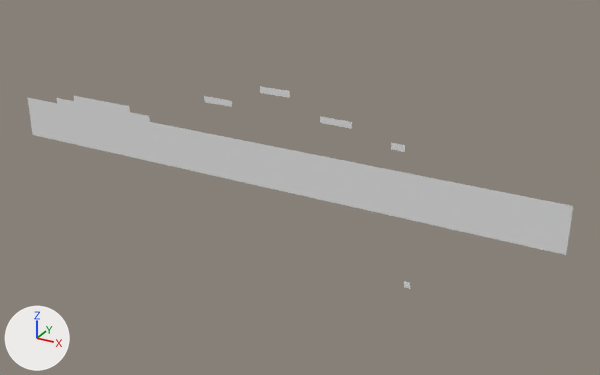
The OBJ model MardukGame/Assets/Tiled2Unity/Meshes/level1.obj as it was, and as the next commit left it.
The view is the same before and after, from a 50 mm camera at (686.0, -6403.0, 1426.0) aimed at (-2918.0, 149.0, -1850.0). Arrows for +X, +Y and +Z are at lower left; the lights stay in place. Where no turn or scale is listed for an object, it has been applied to the vertices.

In view in the first picture: 'level1'.
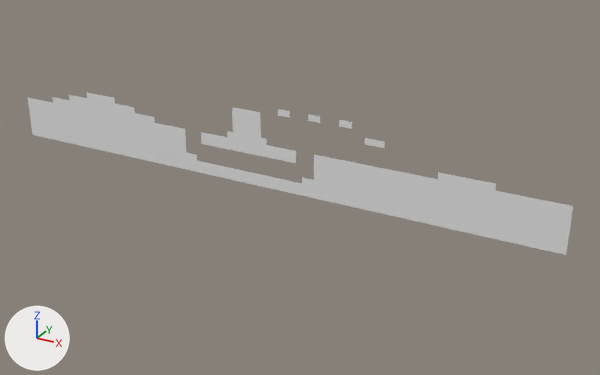
Location of each change, [x1, y1, x2, y2] in pixels of the pictures (600 x 375 px; the box of a moved part takes in the faces that stretch with it):
'level1', reshaped (20% shorter): before [27, 86, 573, 289]; after [27, 92, 573, 255]
part 1 of me_level1, moved or reshaped: before [391, 143, 405, 152]; after [278, 109, 290, 117]
part 2 of me_level1, deleted: before [260, 86, 290, 98]
part 3 of me_level1, cut back: before [185, 96, 339, 183]; after [52, 92, 496, 191]

What the commit changed:
me_level1 is used by ob_level1; location (0.0, 0.0, 0.0).
me_level1 had 840 vertices, 708 faces and spanned x -6336.0..-320.0, y 0.0, z -2560.0..-832.0.
me_level1 now has 820 vertices, 667 faces and spans x -6336.0..-320.0, y 0.0, z -1856.0..-1024.0.
me_level1 part 1: the loose piece of 6 vertices spanning x -1920.0..-1792.0, y 0.0, z -1216.0..-1152.0 is moved by (-1152.0, 0.0, 128.0).
me_level1 part 2: the loose piece of 12 vertices spanning x -3264.0..-2944.0, y 0.0, z -896.0..-832.0 is deleted.
Part 3, on me_level1:
65 vertices are removed from x -4096.0..-2496.0, y 0.0, z -1664.0..-1024.0.
85 faces are deleted.
2 vertices move from x -2560.0, y 0.0, z -1088.0..-1024.0 to x -2688.0, y 0.0, z -1088.0..-1024.0.
5 vertices are added at (-2752.0, 0.0, -1088.0), (-1984.0, 0.0, -1216.0), (-2048.0, 0.0, -1216.0), (-2112.0, 0.0, -1216.0), (-2176.0, 0.0, -1216.0).
28 new vertices lie (0.0, 0.0, 64.0) away from vertices in x -5952.0..-960.0, y 0.0, z -1408.0..-1280.0.
6 new vertices lie (0.0, 0.0, 64.0) away from vertices in x -3584.0..-3264.0, y 0.0, z -1344.0.
6 new vertices lie (0.0, 0.0, 64.0) away from vertices in x -3584.0..-3264.0, y 0.0, z -1280.0.
6 new vertices lie (0.0, 0.0, 64.0) away from vertices in x -3584.0..-3264.0, y 0.0, z -1216.0.
5 new vertices lie (0.0, 0.0, 64.0) away from vertices in x -3520.0..-3264.0, y 0.0, z -1152.0.
5 new vertices lie (0.0, 0.0, 64.0) away from vertices in x -2752.0..-1984.0, y 0.0, z -1216.0..-1088.0.
50 new faces join them.
